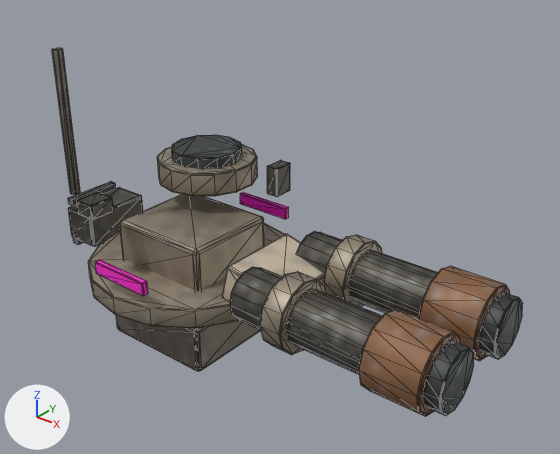
The glTF model assets/models/buildings/turret_head.glb: old version first, new version second.
Rendered twice from a camera (50 mm lens) standing at (0.988, -1.138, 1.054) and looking at (0.059, 0.023, 0.334). The axes (+X, +Y, +Z) are drawn at lower left. The lights are the same throughout. The picture after the commit comes second. Mesh edges are drawn as thin lines. Vertices at exactly the same position are counted once.

Objects in the first picture: 'Sandwar3D'.
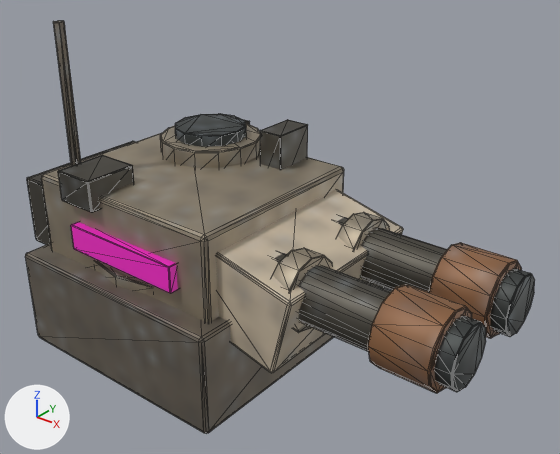
The change, as a diff of the scene's bpy script:
```diff
--- a/assets/models/buildings/turret_head.glb.py
+++ b/assets/models/buildings/turret_head.glb.py
@@ me_cube @@
 # used by ob_sandwar3d; location = (0.0, 0.0, 0.0)
-me_cube.from_pydata(...)  # 1464 vertices, 2832 faces; spans x -0.551..0.551, y -0.245..0.245, z 0.0..0.687
+me_cube.from_pydata(...)  # 1464 vertices, 2832 faces; spans x -0.566..0.566, y -0.28..0.28, z 0.0..0.745
+# me_cube part 1: the loose piece of 84 vertices spanning x -0.372..-0.351, y -0.192..-0.168, z 0.368..0.687 is moved by (0.016, 0.0, 0.058)
+# me_cube part 2: the loose piece of 96 vertices spanning x -0.427..0.063, y -0.245..0.245, z 0.15..0.195 is moved by (0.016, 0.0, 0.058)
+# me_cube part 3: the loose piece of 72 vertices spanning x 0.173..0.223, y -0.183..-0.027, z 0.16..0.316 is moved by (0.016, 0.0, 0.058)
+# me_cube part 4: the loose piece of 72 vertices spanning x 0.173..0.223, y 0.027..0.183, z 0.16..0.316 is moved by (0.016, 0.0, 0.058)
+# me_cube part 5: the loose piece of 84 vertices spanning x -0.359..-0.125, y 0.0..0.24, z 0.34..0.395 is moved by (0.016, 0.0, 0.058)
+# me_cube part 6: the loose piece of 84 vertices spanning x 0.078..0.458, y -0.163..-0.047, z 0.181..0.294 is moved by (0.016, 0.0, 0.058)
+# me_cube part 7: the loose piece of 84 vertices spanning x 0.078..0.458, y 0.047..0.163, z 0.181..0.294 is moved by (0.016, 0.0, 0.058)
+# me_cube part 8: the loose piece of 8 vertices spanning x -0.551..-0.533, y -0.07..0.07, z 0.139..0.156 is scaled about its middle by 2, then moved by (0.016, 0.0, 0.058)
+# me_cube part 9: the loose piece of 8 vertices spanning x -0.551..-0.533, y -0.07..0.07, z 0.249..0.266 is scaled about its middle by 2, then moved by (0.016, 0.0, 0.058)
+# me_cube part 10: the loose piece of 72 vertices spanning x 0.506..0.551, y -0.167..-0.043, z 0.176..0.299 is moved by (0.016, 0.0, 0.058)
+# me_cube part 11: the loose piece of 72 vertices spanning x 0.506..0.551, y 0.043..0.167, z 0.176..0.299 is moved by (0.016, 0.0, 0.058)
+# me_cube part 12: the loose piece of 72 vertices spanning x -0.327..-0.157, y 0.035..0.205, z 0.385..0.42 is moved by (0.016, 0.0, 0.058)
+# me_cube part 13: the loose piece of 72 vertices spanning x 0.398..0.518, y -0.183..-0.027, z 0.16..0.316 is moved by (0.016, 0.0, 0.058)
+# me_cube part 14: the loose piece of 72 vertices spanning x 0.398..0.518, y 0.027..0.183, z 0.16..0.316 is moved by (0.016, 0.0, 0.058)
+# me_cube part 15: 504 of 1464 vertices moved; they spanned x -0.537..0.16, y -0.242..0.242, z 0.0..0.402 and now span x -0.566..0.26, y -0.28..0.28, z 0.0..0.495; mean shift (0.016, 0.0, 0.057); largest move (-0.05, -0.132, 0.115) -> (0.106, -0.272, 0.23)
+# other edits to the shape of me_cube do not show in these pictures
 me_cube.materials.append(mat_glb_weathered_umber_steel)
```

What differs and where, as boxes [x1, y1, x2, y2] in the pictures (560 x 454 px; the box of a moved part takes in the faces that stretch with it):
'Sandwar3D', reshaped (8% wider, 12% taller): before [52, 48, 523, 416]; after [25, 21, 535, 433]
part 1 of me_cube, moved or reshaped: before [52, 48, 80, 195]; after [53, 21, 81, 166]
part 2 of me_cube, moved or reshaped: before [88, 223, 284, 328]; after [98, 264, 146, 294]
part 3 of me_cube, moved or reshaped: before [260, 271, 326, 355]; after [273, 248, 333, 332]
part 4 of me_cube, moved or reshaped: before [324, 235, 382, 307]; after [337, 212, 389, 284]
part 5 of me_cube, moved or reshaped: before [157, 144, 258, 196]; after [160, 123, 260, 168]
part 6 of me_cube, moved or reshaped: before [230, 267, 383, 374]; after [275, 253, 391, 352]
part 7 of me_cube, moved or reshaped: before [296, 231, 438, 318]; after [338, 217, 447, 292]
part 8 of me_cube, moved or reshaped (not visible afterwards): before [73, 238, 83, 245]
part 9 of me_cube, moved or reshaped (not visible afterwards): before [68, 181, 116, 206]
part 10 of me_cube, moved or reshaped: before [423, 341, 474, 415]; after [434, 316, 486, 392]
part 11 of me_cube, moved or reshaped: before [479, 292, 523, 359]; after [490, 268, 535, 337]
part 12 of me_cube, moved or reshaped: before [172, 135, 242, 169]; after [175, 114, 247, 147]
part 13 of me_cube, moved or reshaped: before [359, 309, 461, 416]; after [368, 285, 472, 393]
part 14 of me_cube, moved or reshaped: before [419, 266, 510, 360]; after [429, 243, 522, 338]
part 15 of me_cube, moved or reshaped: before [68, 160, 324, 371]; after [25, 120, 403, 433]
